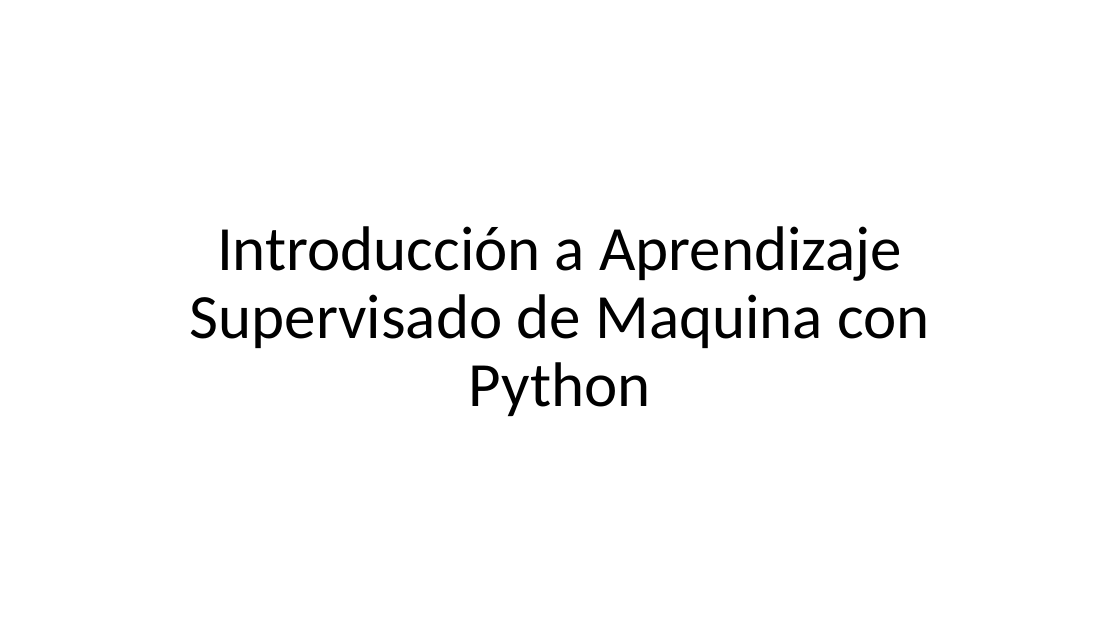
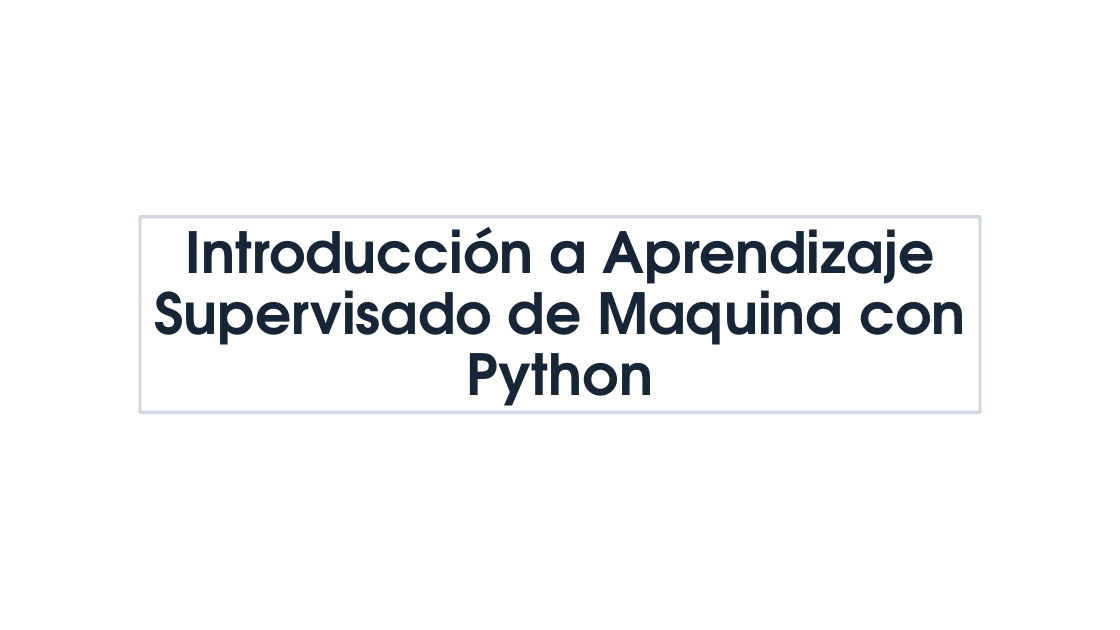
Before and after one commit to 26-jorge-01/ML-Basics, a slide deck: slide 1 of 1. Introduccion/1. Introducción.pptx. Drawn at 1120x630 pixels with LibreOffice and Linux fonts; fonts in the diff are those of the drawing; background and template pictures are left out. Boxes give left, top, right and bottom in pixels: in the first picture for what was removed or moved away, otherwise in the second. Text is boxed around its words. In the diff, an @@ line names an element or a change of style, - is before the commit and + after.

```diff
--- a/1. Introduccion/1. Introducción.pptx
+++ b/1. Introduccion/1. Introducción.pptx
@@ title "Introducción a Aprendizaje Supervisado de ..." resized from (x1=190, y1=226, x2=929, y2=416) to (x1=140, y1=217, x2=981, y2=413) @@
@@ title "Introducción a Aprendizaje Supervisado de ..." at (x1=140, y1=217, x2=981, y2=413): size 54 to 48.6 pt, font Calibri to TeX Gyre Adventor, text colour #000000 to #172637, bold on; fill none to #FFFFFF; outline none to #061E60 2.75 pt @@
```
Also in this commit, not shown: 9 other slides changed, 2 other files.
